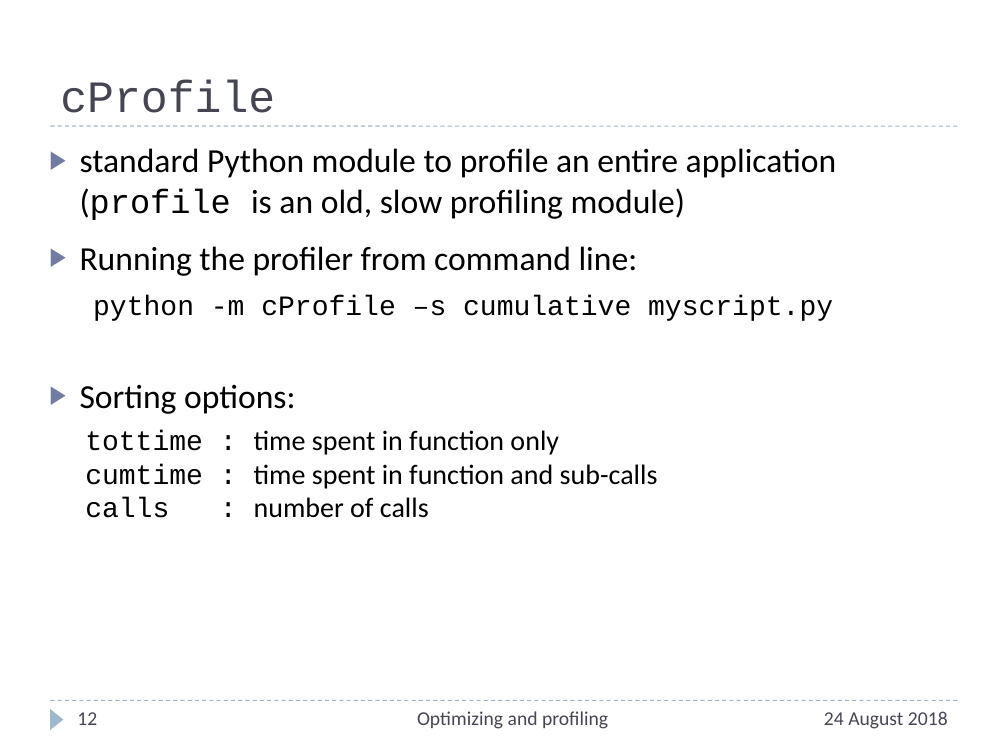
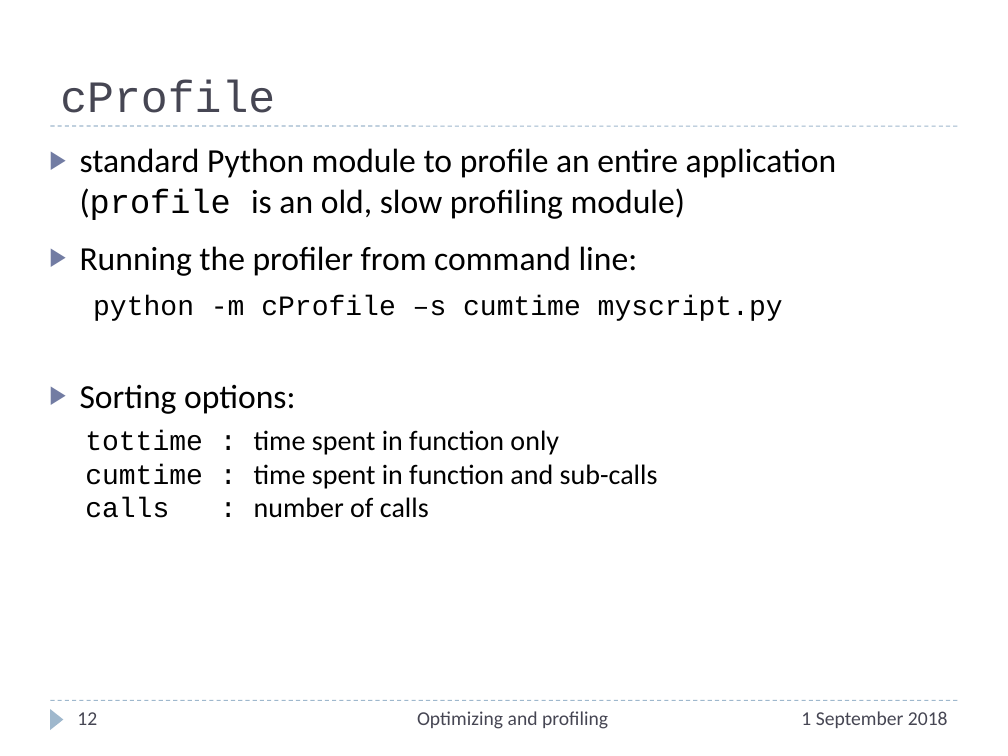
Before and after one commit to ASPP/testing_debugging_profiling, a slide deck: slide 12 of profiling.pptx. Drawn at 1008x756 pixels with LibreOffice and Linux fonts; fonts in the diff are those of the drawing. Boxes give left, top, right and bottom in pixels: in the first picture for what was removed or moved away, otherwise in the second. Text is boxed around its words. In the diff, an @@ line names an element or a change of style, - is before the commit and + after.

```diff
--- a/profiling.pptx
+++ b/profiling.pptx
@@ text at (93, 295, 783, 321): text changed @@
-python -m cProfile –s cumulative myscript.py
+python -m cProfile –s cumtime myscript.py
@@ text at (801, 711, 948, 728): text changed @@
-24 August 2018
+1 September 2018
```
Also in this commit, not shown: 19 other slides changed.
